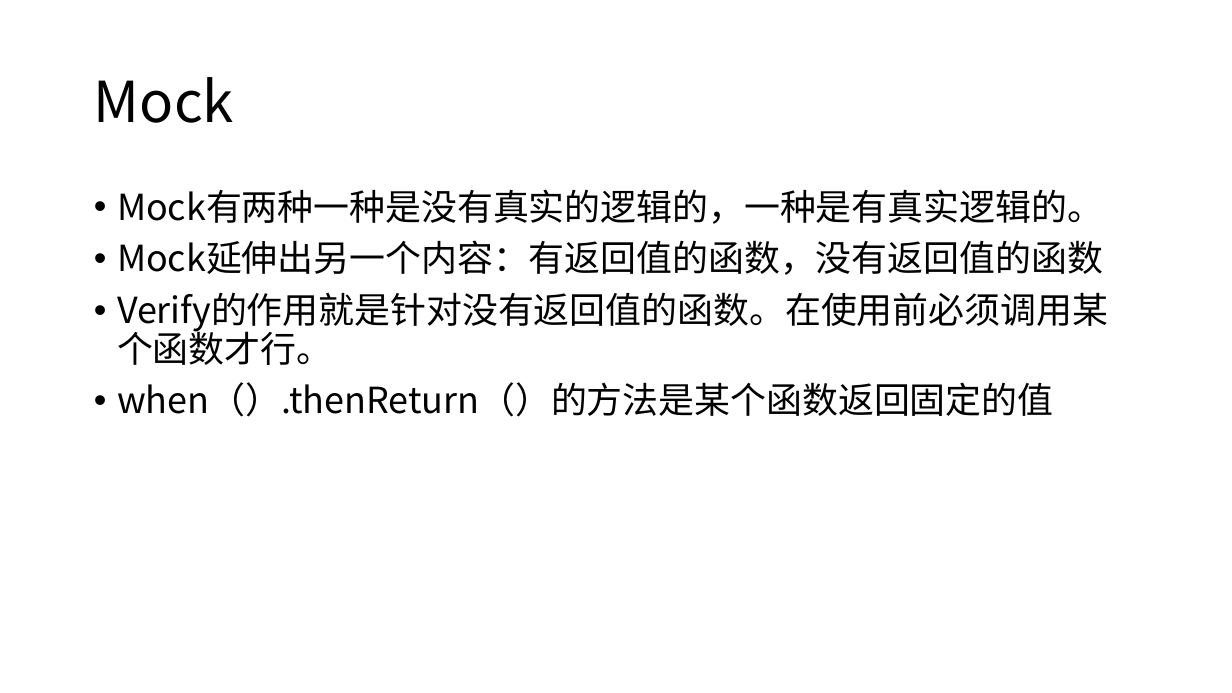
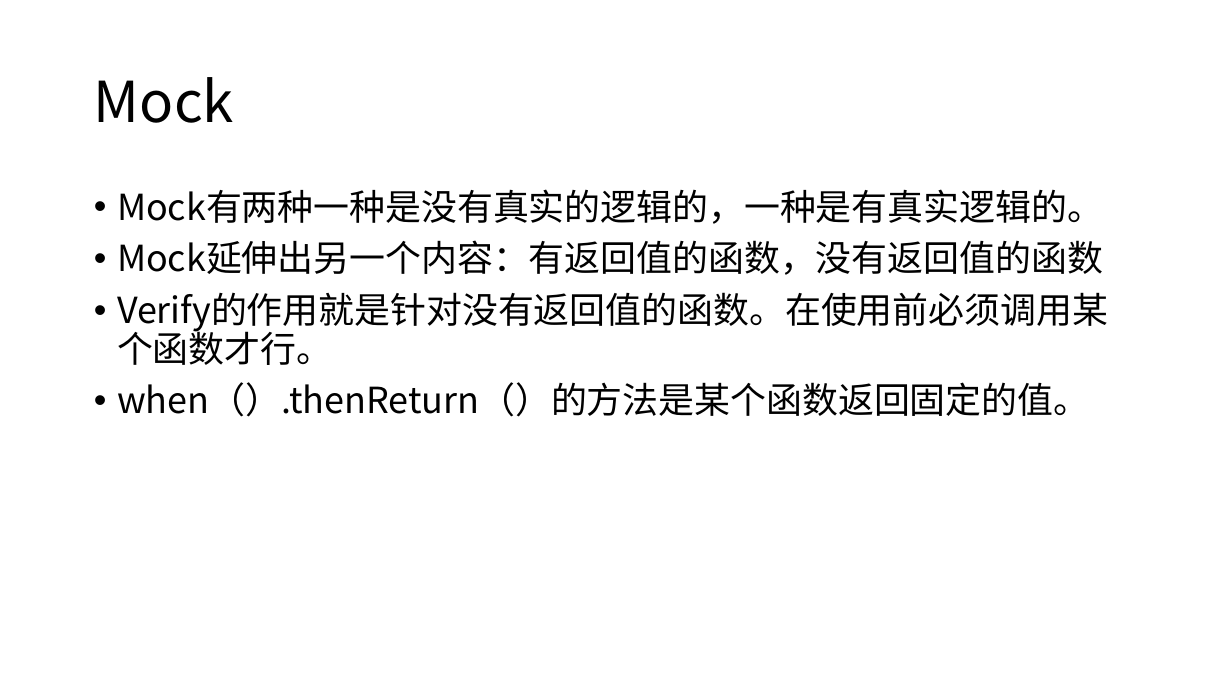
Before and after one commit to linhou/AndroidTest, a slide deck: slide 10 of 单元测试.pptx (slide 11 before the commit). Drawn at 1232x693 pixels with LibreOffice and Linux fonts; fonts in the diff are those of the drawing. Boxes give left, top, right and bottom in pixels: in the first picture for what was removed or moved away, otherwise in the second. Text is boxed around its words. In the diff, an @@ line names an element or a change of style, - is before the commit and + after.

```diff
--- a/单元测试.pptx
+++ b/单元测试.pptx
@@ text at bbox=[117, 382, 1089, 417]: text changed @@
-• when（）.thenReturn（）的方法是某个函数返回固定的值
+• when（）.thenReturn（）的方法是某个函数返回固定的值。
```
Also in this commit, not shown: 12 other slides changed, 5 slides added, 3 slides removed, 8 other files.
